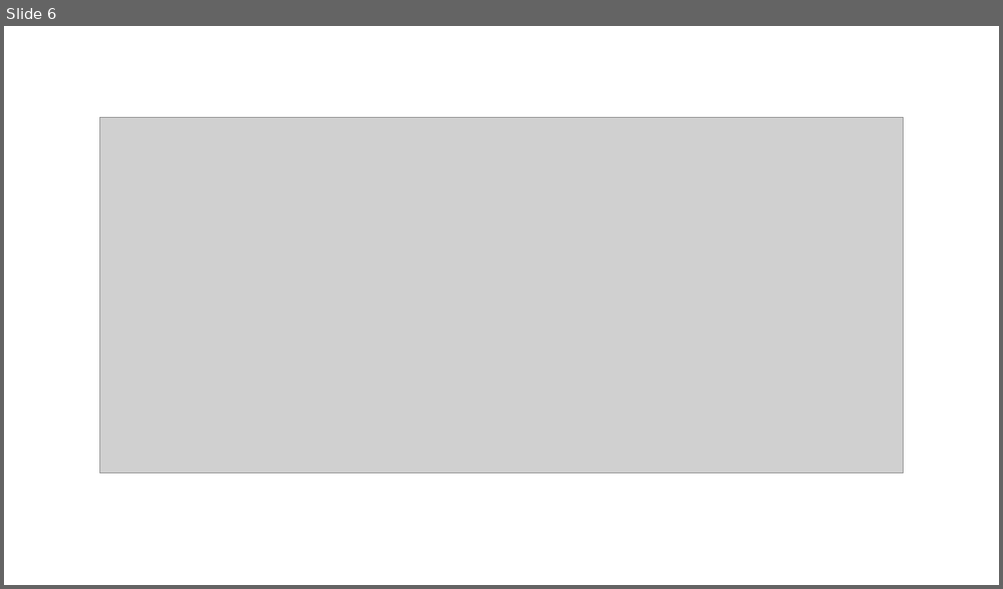
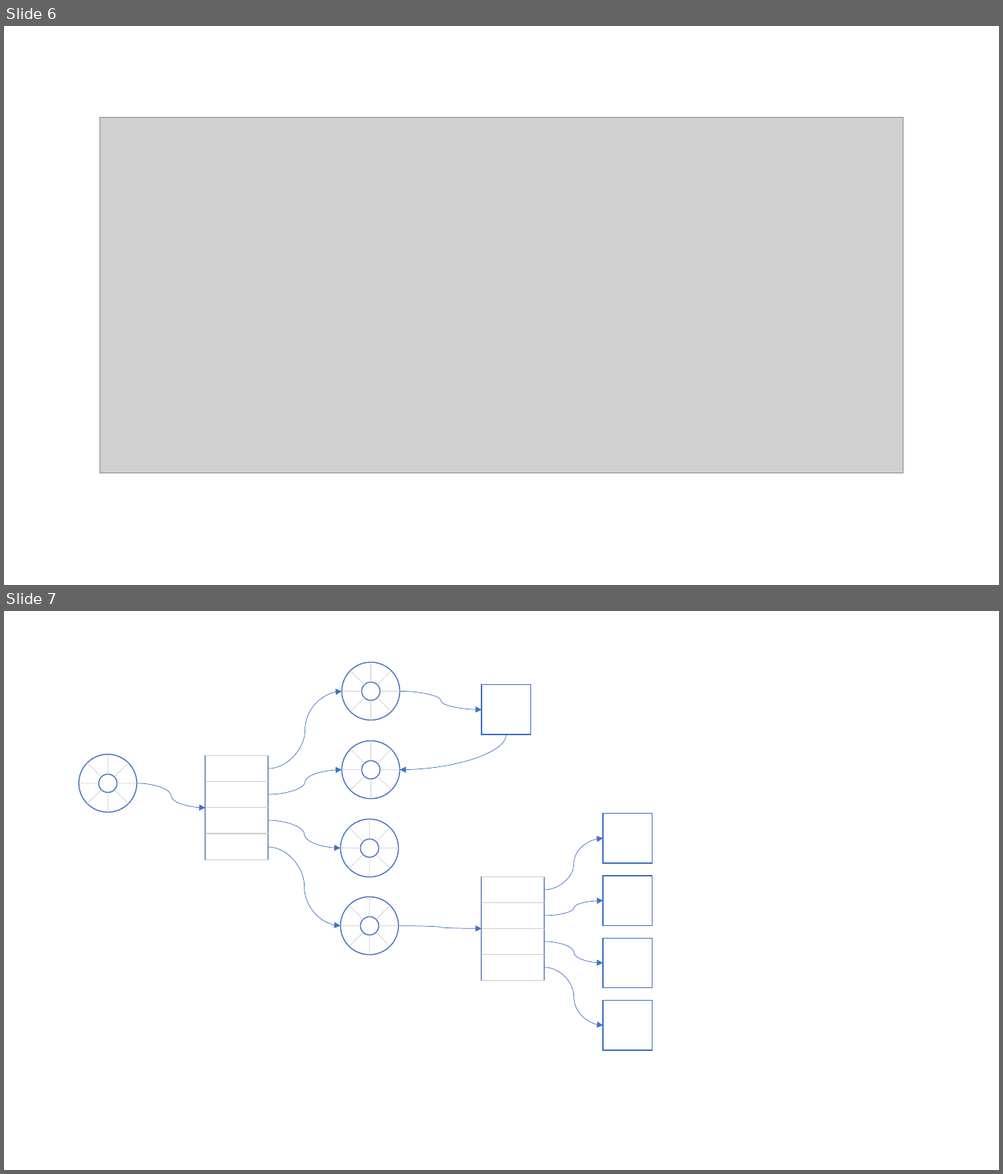
Before and after one commit to opentrading-net/opentrading-net.github.io, a slide deck: products/tesseract/Diagrams.pptx. Shown one above the other, each under a label of ours: slide 6 before the commit, slides 6 and 7 after it. The pictures are 1003x589 and 1003x1174 pixels, drawn with LibreOffice and Linux fonts; fonts in the diff are those of the drawing; grey boxes stand for pictures. Boxes give left, top, right and bottom in pixels: in the first picture for what was removed or moved away, otherwise in the second. Text is boxed around its words. In the diff, an @@ line names an element or a change of style, - is before the commit and + after.

```diff
--- a/products/tesseract/Diagrams.pptx
+++ b/products/tesseract/Diagrams.pptx
@@ slide 7 added at (x1=4, y1=611, x2=999, y2=1170), background #FFFFFF @@
@@ curved arrow added from (268, 769) to (342, 692), #4472C4 0.5 pt @@
@@ group added at (x1=342, y1=663, x2=400, y2=721): 8 lines, 2 ellipses @@
@@ curved arrow added from (399, 692) to (481, 709), #4472C4 0.5 pt @@
@@ rectangle added at (x1=481, y1=685, x2=531, y2=735), fill #FFFFFF, outline #4472C4 1 pt @@
@@ curved arrow added from (506, 735) to (399, 770), #4472C4 0.5 pt @@
@@ curved arrow added from (136, 783) to (205, 808), #4472C4 0.5 pt @@
@@ curved arrow added from (268, 795) to (342, 770), #4472C4 0.5 pt @@
@@ group added at (x1=342, y1=741, x2=400, y2=799): 8 lines, 2 ellipses @@
@@ group added at (x1=79, y1=755, x2=136, y2=812): 8 lines, 2 ellipses @@
@@ curved arrow added from (268, 820) to (341, 849), #4472C4 0.5 pt @@
@@ rectangle added at (x1=603, y1=813, x2=652, y2=863), fill #FFFFFF, outline #4472C4 1 pt @@
@@ group added at (x1=205, y1=756, x2=268, y2=860): 5 rectangles @@
@@ curved arrow added from (268, 848) to (341, 925), #4472C4 0.5 pt @@
@@ curved arrow added from (544, 890) to (603, 839), #4472C4 0.5 pt @@
@@ group added at (x1=341, y1=819, x2=398, y2=877): 8 lines, 2 ellipses @@
@@ rectangle added at (x1=603, y1=876, x2=652, y2=925), fill #FFFFFF, outline #4472C4 1 pt @@
@@ curved arrow added from (544, 916) to (603, 901), #4472C4 0.5 pt @@
@@ group added at (x1=341, y1=897, x2=398, y2=955): 8 lines, 2 ellipses @@
@@ curved arrow added from (398, 925) to (481, 929), #4472C4 0.5 pt @@
@@ curved arrow added from (544, 942) to (603, 963), #4472C4 0.5 pt @@
@@ rectangle added at (x1=603, y1=939, x2=652, y2=988), fill #FFFFFF, outline #4472C4 1 pt @@
@@ group added at (x1=481, y1=877, x2=544, y2=981): 5 rectangles @@
@@ curved arrow added from (544, 968) to (603, 1026), #4472C4 0.5 pt @@
@@ rectangle added at (x1=603, y1=1001, x2=652, y2=1051), fill #FFFFFF, outline #4472C4 1 pt @@
```
Also in this commit, not shown: 4 other slides added, 6 other files.
